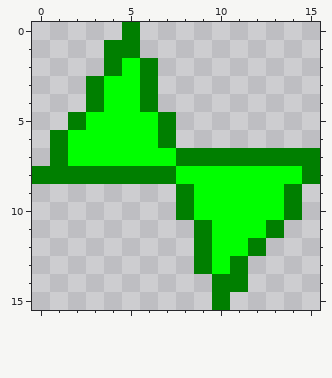
Two states of a pixel-art sprite, pixmaps/tab_waves.png. Above, as it was before the edit.
The file is 16x16 pixels. Pixels under 10% opacity are left out. Colours within 5 levels of each other are drawn and written as one.
Now the later version:
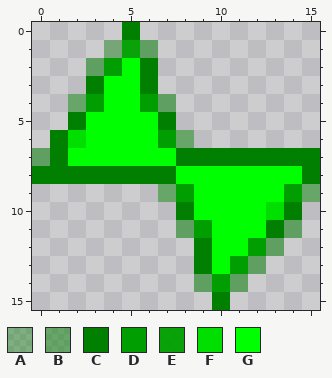
Palette (. is transparent): A #007f0061  B #007f007f  C #007f00  D #009e00  E #00a000f4  F #00df00  G #00ff00
Diff:
The author changed colour C to colour A in row 1 at x 4.
Colour B now appears in row 1 at x 6; in row 2 at x 3; in row 4 at x 2 and 7; in row 6 at x 8; in row 7 at x 0; in row 9 at x 7 and 15.
Colour B now appears in row 11 at x 8 and 14; in row 12 at x 13; in row 13 at x 12; in row 14 at x 9.
The author changed colour C to colour B in row 14 at x 11.
The author changed colour C to colour D in row 2 at x 4; in row 4 at x 3 and 6; in row 6 at x 7; in row 9 at x 8 and 14; in row 11 at x 9; in row 12 at x 12.
The author changed colour C to colour D in row 13 at x 11; in row 14 at x 10.
The author changed colour C to colour E in row 1 at x 5.
The author changed colour G to colour F in row 6 at x 2; in row 10 at x 13.
Boxes around the changes in both pictures, in picture pixels (x1, y1, x2, y2):
changed: (32, 40, 320, 292)
